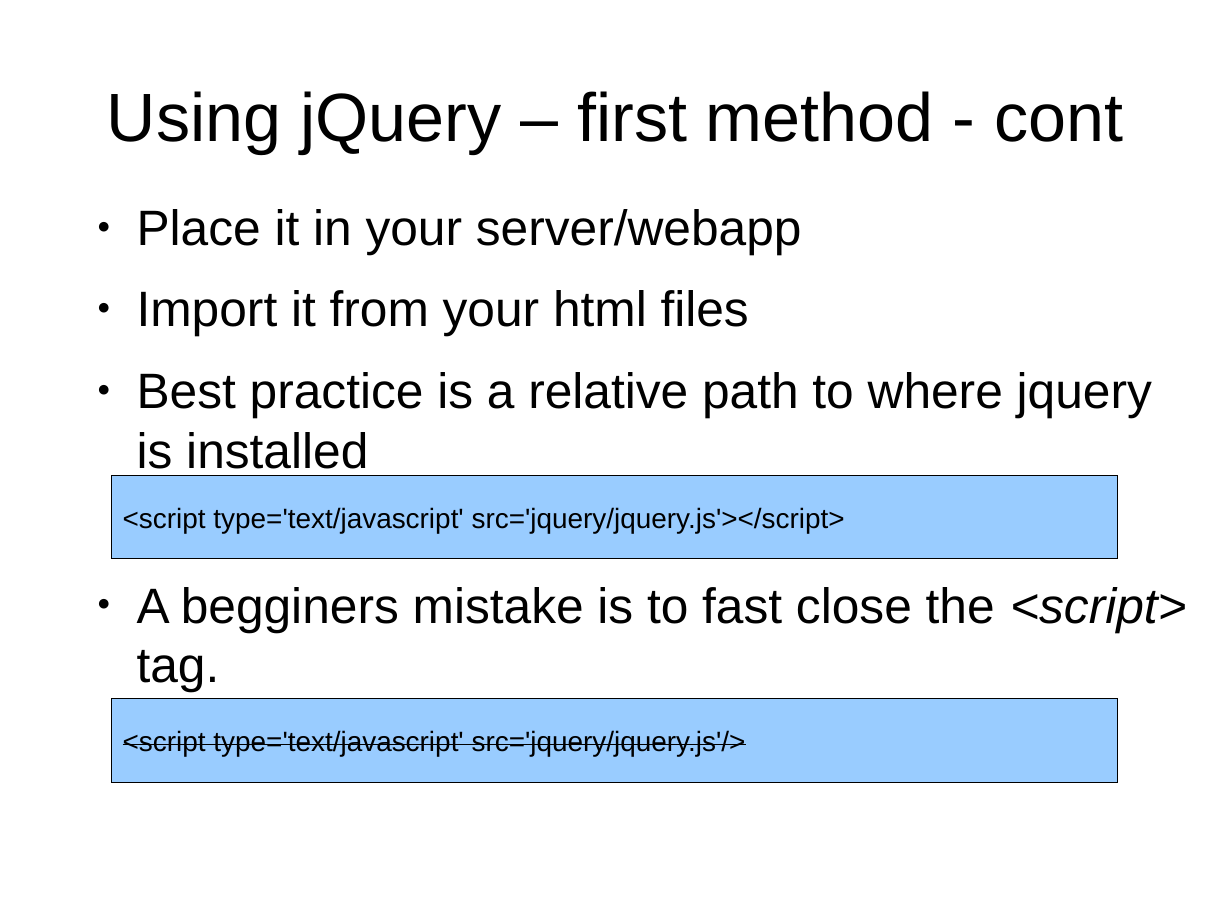
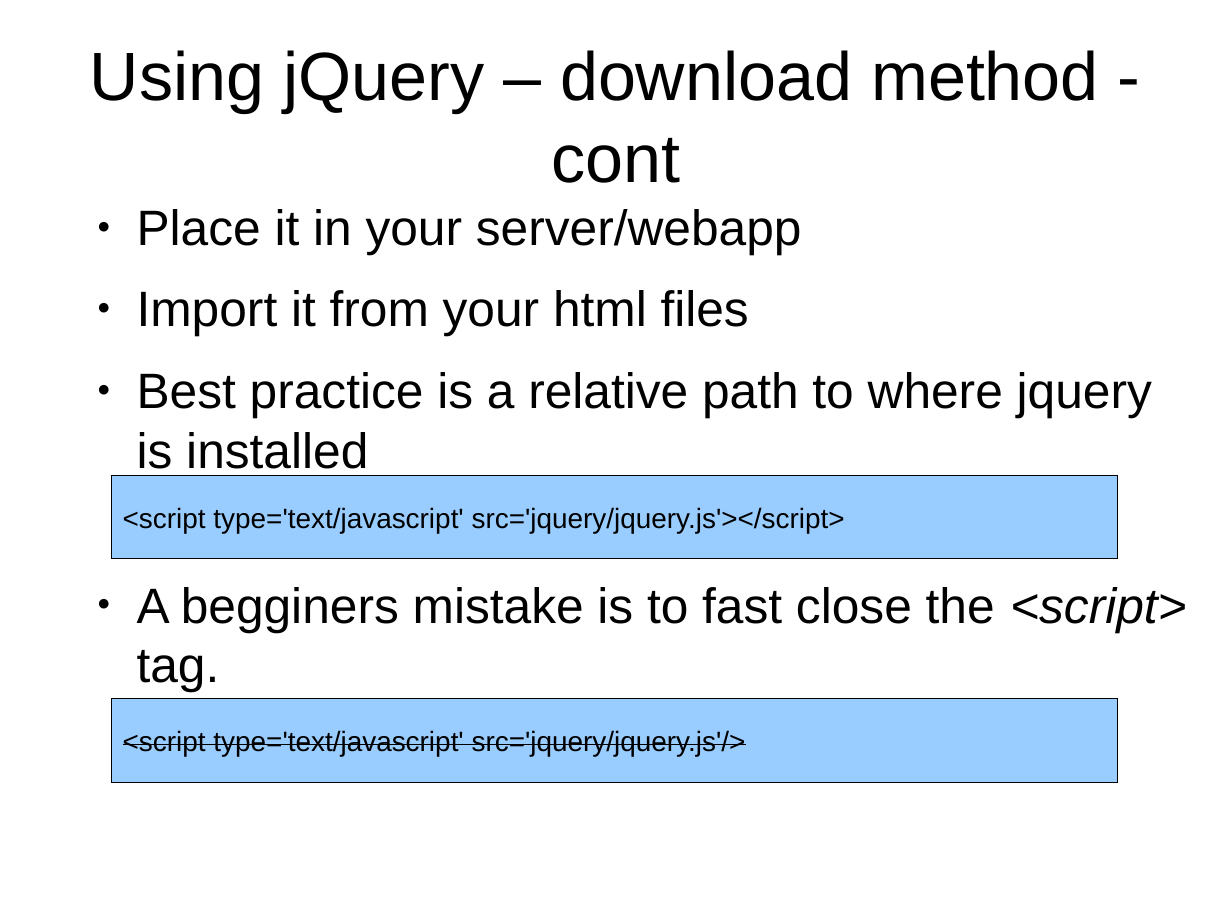
Before and after one commit to veltzer/demos, a slide deck: slide 12 of javascript/jquery/doc/jquery.odp (slide 11 before the commit). Drawn at 1232x924 pixels with LibreOffice and Linux fonts; fonts in the diff are those of the drawing. Boxes give left, top, right and bottom in pixels: in the first picture for what was removed or moved away, otherwise in the second. Text is boxed around its words. In the diff, an @@ line names an element or a change of style, - is before the commit and + after.

```diff
--- a/javascript/jquery/doc/jquery.odp
+++ b/javascript/jquery/doc/jquery.odp
@@ title at [90, 50, 1099, 183]: text changed @@
-Using jQuery – first method - cont
+Using jQuery – download method - cont
```
Also in this commit, not shown: 8 other slides changed, 2 slides added, 16 other files.
